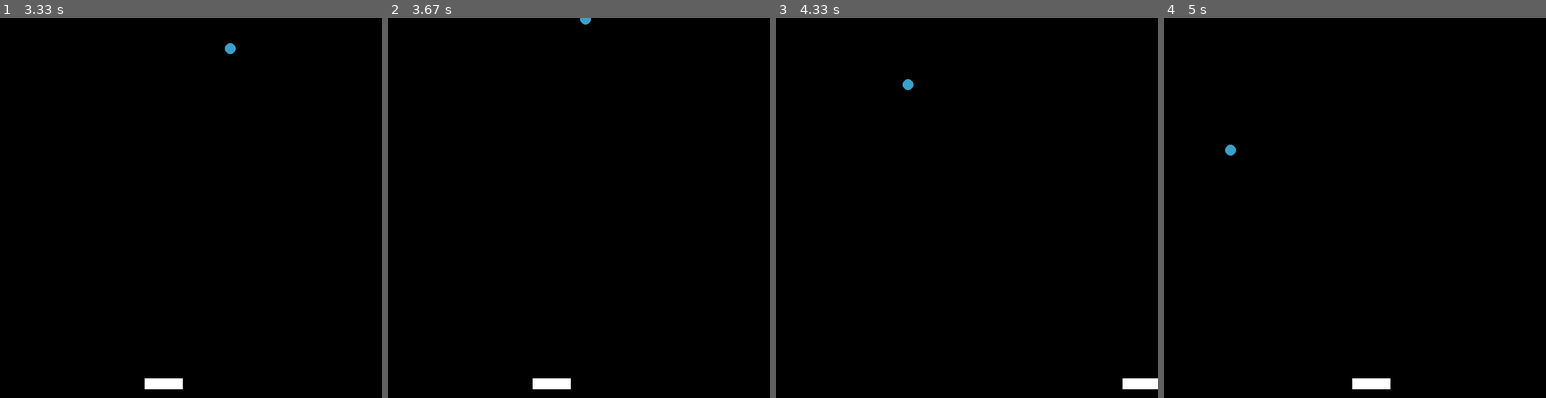
Above: before the commit, frames 1-4 (left to right).
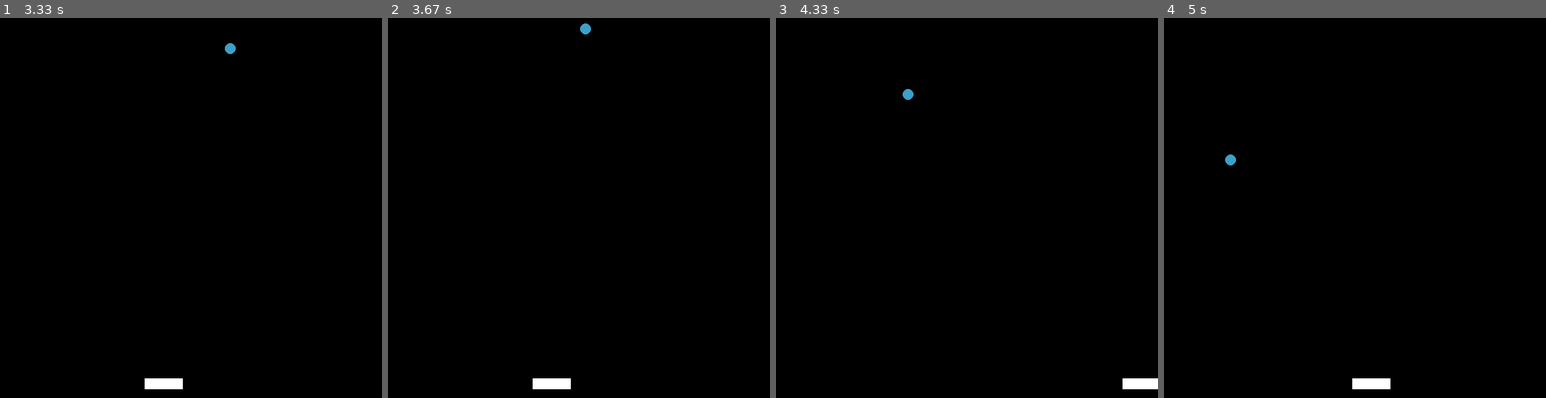
Above: after the commit, the same moments.

Repository: delhiganesh27/Breakout-using-pygame
Game: pygame game, started from breakout.py
Same seed, same stepped clock (60 frames per second), same inputs: the game is played once before the commit and once after it.
Inputs:
- Up to frame 1 (3.33 s): hold Right 0.33-0.8 s; hold Right 0.83-1.3 s; hold Left 1.33-1.87 s; hold Left 1.9-2.3 s; hold Right 2.33-2.97 s; hold Left from 3 s (still down)
- Up to frame 2 (3.67 s): release Left at 3.47 s; hold Right from 3.5 s (still down)
- Up to frame 3 (4.33 s): release Right at 3.97 s; hold Right from 4 s (still down)
- Up to frame 4 (5 s): release Right at 4.47 s; hold Left from 4.5 s (still down)

Frame 1 is identical in both runs. In frame 2, 0.1% of the frame differs, in the area x 50-54%, y 0-5%; in frame 3, 0.1%, in the area x 33-36%, y 16-22%; in frame 4, 0.1%.

Commit message:
collision correction

Diff:
--- a/breakout.py
+++ b/breakout.py
@@ -60,9 +60,9 @@
 
     def move_ball(self):
         # wall collision
-        if self.rect.right > WIDTH or self.rect.left < 0:  # for left and right only x sign will change
+        if self.rect.right > WIDTH or self.rect.left < 10:  # for left and right only x sign will change
             self.dx *= -1
-        if self.rect.top < 0:
+        if self.rect.top < 10:
             self.dy *= -1
         if self.rect.bottom > HEIGHT:
             self.game_st = -1
